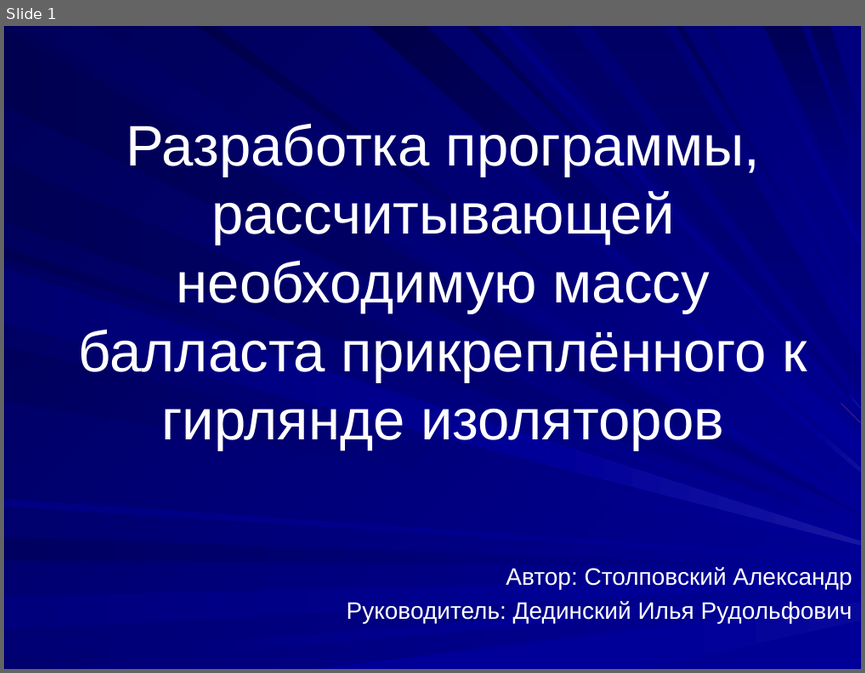
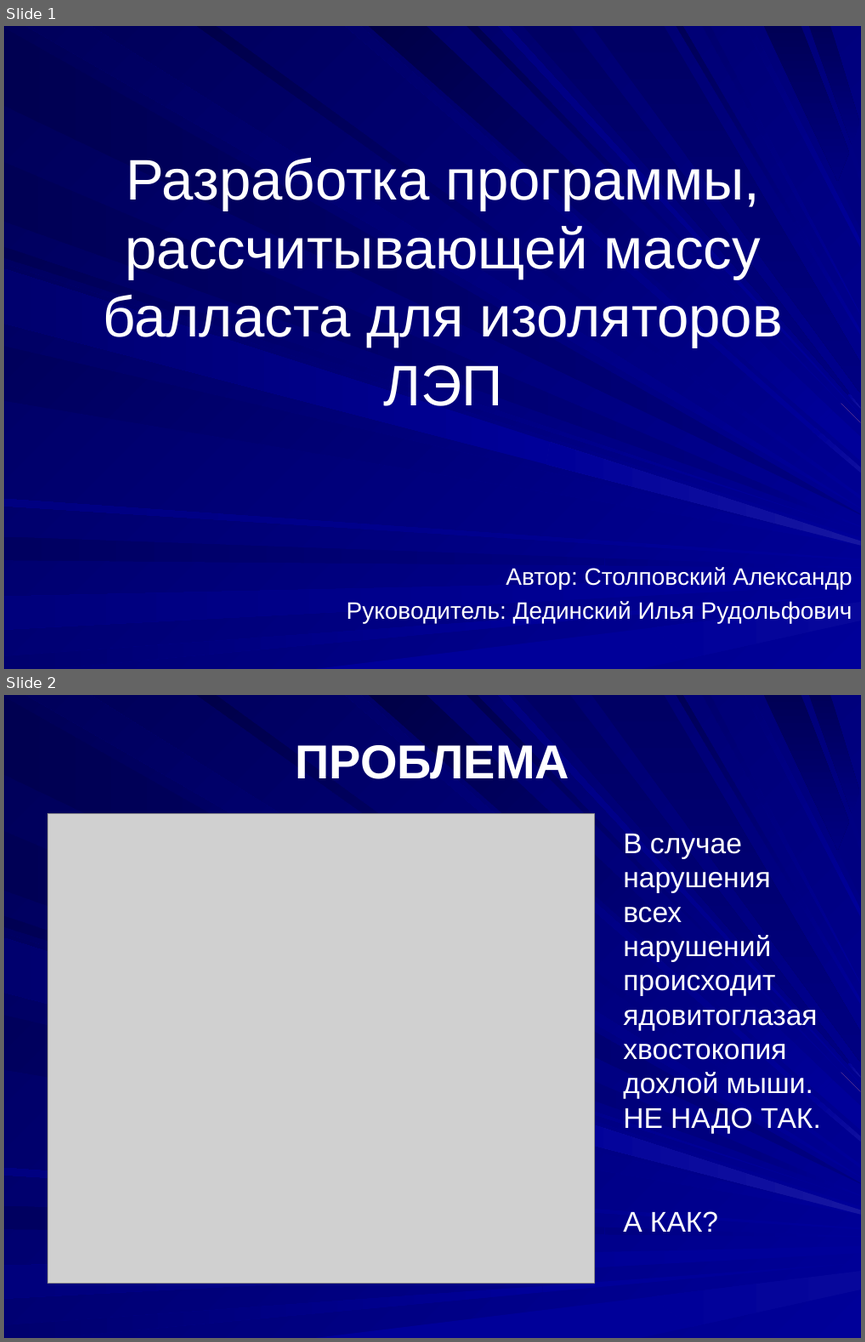
Before and after one commit to aleks311001/Project, a slide deck: Проект.ppt. Shown one above the other, each under a label of ours: slide 1 before the commit, slides 1 and 2 after it. The pictures are 865x673 and 865x1342 pixels, drawn with LibreOffice and Linux fonts; fonts in the diff are those of the drawing; grey boxes stand for pictures. Boxes give left, top, right and bottom in pixels: in the first picture for what was removed or moved away, otherwise in the second. Text is boxed around its words. In the diff, an @@ line names an element or a change of style, - is before the commit and + after.

```diff
--- a/Проект.ppt
+++ b/Проект.ppt
@@ slide 2 added at (4,695,861,1338), background gradient #000099 to #000057; not listed: 37 template elements that a slide beside it also shows @@
@@ text added at (296,745,570,779), 40 pt, text #FFFFFF, bold @@
+ПРОБЛЕМА
@@ picture added at (47,814,595,1282) @@
@@ text added at (623,834,821,1231), 24 pt, text #FFFFFF @@
+В случае нарушения всех нарушений происходит ядовитоглазая хвостокопия дохлой мыши. НЕ НАДО ТАК.
+А КАК?
@@ slide 1 changed as well @@
@@ title at (103,157,783,406): text changed @@
-Разработка программы, рассчитывающей необходимую массу балласта прикреплённого к гирлянде изоляторов
+Разработка программы, рассчитывающей массу балласта для изоляторов ЛЭП
```
Also in this commit, not shown: 2 other slides changed, 5 other slides added, 1 slide removed, 5 other files.
